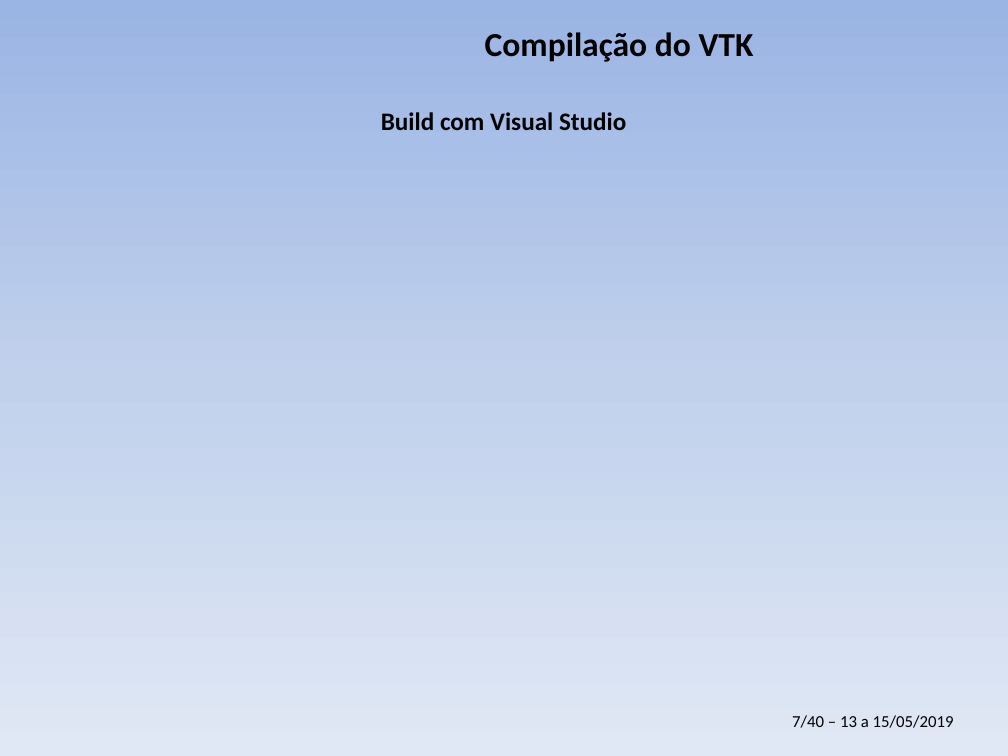
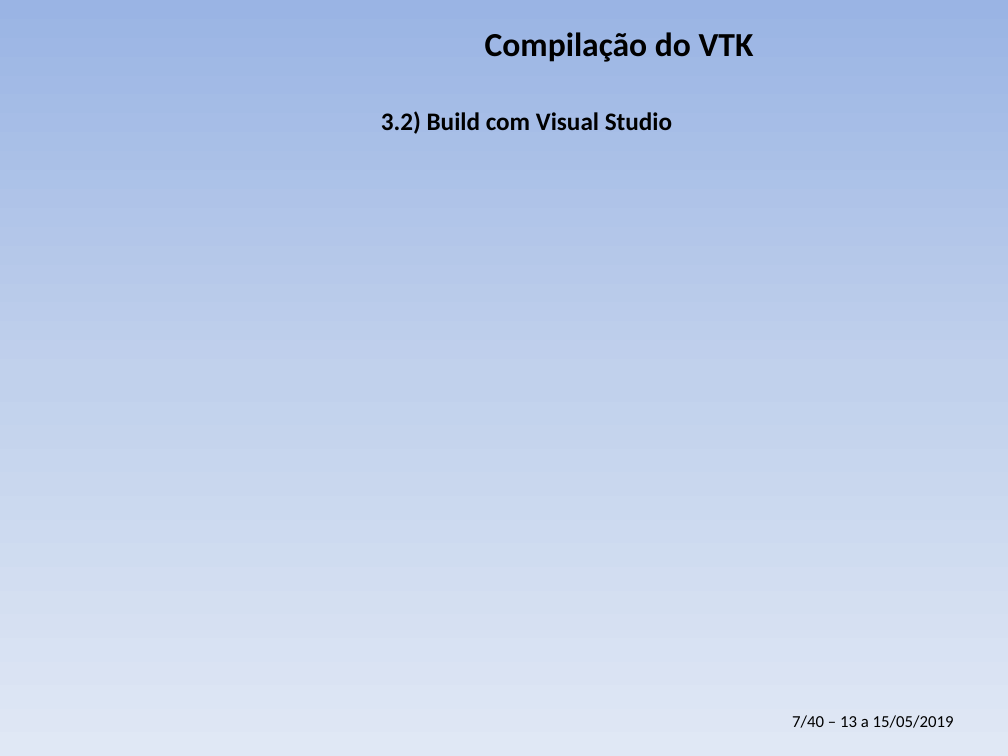
Before and after one commit to PauloCarvalhoRJ/cursoVTKgeo, a slide deck: slide 7 of aulas_3dias/slides_3dias.pptx. Drawn at 1008x756 pixels with LibreOffice and Linux fonts; fonts in the diff are those of the drawing; background and template pictures are left out. Boxes give left, top, right and bottom in pixels: in the first picture for what was removed or moved away, otherwise in the second. Text is boxed around its words. In the diff, an @@ line names an element or a change of style, - is before the commit and + after.

```diff
--- a/aulas_3dias/slides_3dias.pptx
+++ b/aulas_3dias/slides_3dias.pptx
@@ text at (381,111,672,134): text changed @@
-Build com Visual Studio
+3.2) Build com Visual Studio
```
Also in this commit, not shown: 8 other slides changed, 16 slides added.
